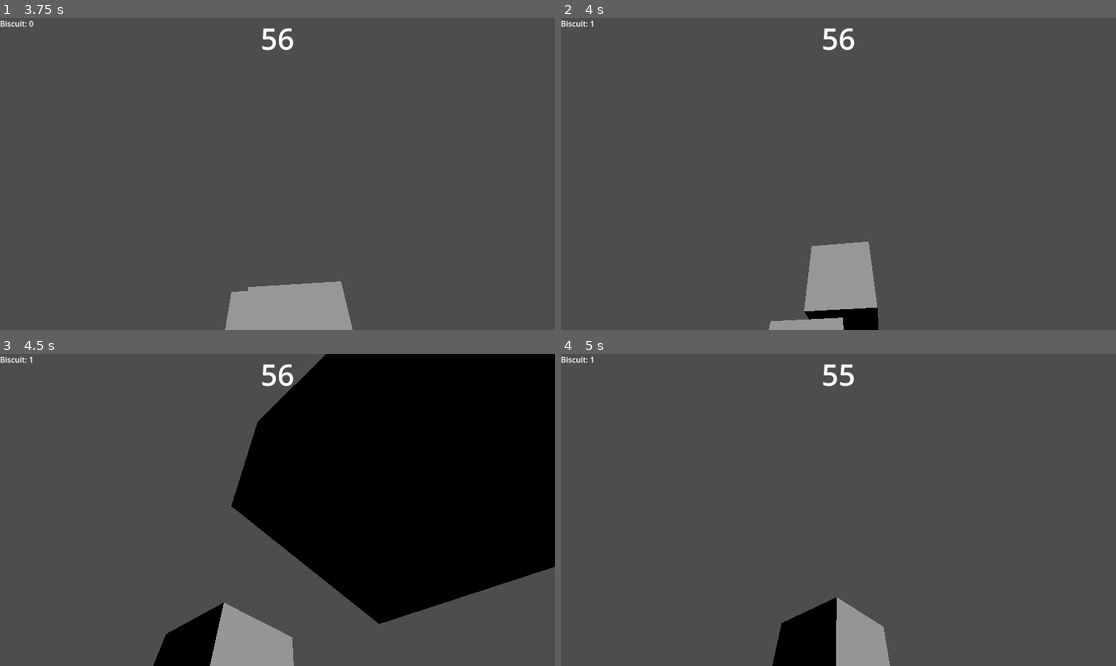
Above: before the commit, frames 1-4 (two rows, left to right).
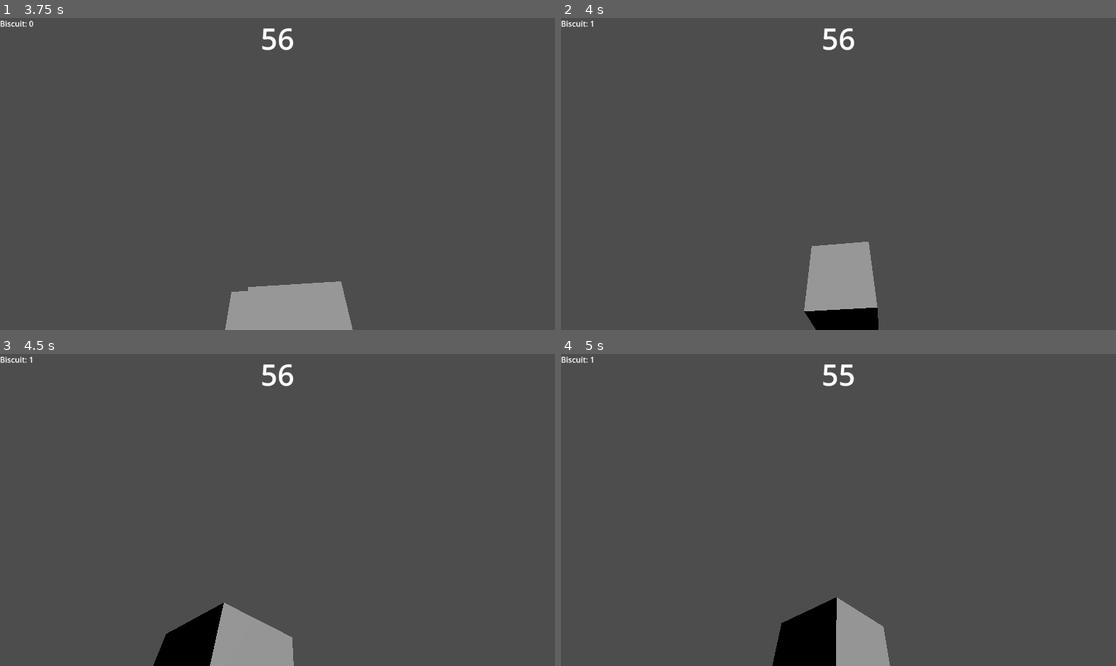
Above: after the commit, the same moments.

Repository: AlexTheAccount/Get-The-Biscuit
Game: Godot game, scene res://Tscn/UI/Main Menu.tscn
Same seed, same stepped clock (60 frames per second), same inputs: the game is played once before the commit and once after it.
Inputs (mouse positions are in pixels of both pictures, inside the frame that each line leads up to):
- Up to frame 1 (3.75 s): click "Play" at 0.5 s; tap Enter (ui_accept) at 1.25, 1.52, 2.27 s; move the mouse to (305, 174) at 1.27 s; hold Mouse wheel up (Zoom In) 1.28-2.03 s; hold W (Player Up) from 1.28 s (still down); move the mouse to (249, 174) at 2.02 s; tap Mouse wheel down (Zoom Out) at 2.1, 3.6 s; move the mouse to (288, 167) at 2.77 s; hold Mouse wheel up (Zoom In) 2.78-3.53 s; move the mouse to (271, 180) at 3.52 s
- Up to frame 2 (4 s): keep holding W (Player Up); tap Enter (ui_accept) at 3.77 s
- Up to frame 3 (4.5 s): keep holding W (Player Up); move the mouse to (316, 513) at 4.27 s; hold Mouse wheel up (Zoom In) from 4.28 s (still down)
- Up to frame 4 (5 s): keep holding W (Player Up); keep holding Mouse wheel up (Zoom In); tap Enter (ui_accept) at 4.52 s

Frame 1 is identical in both runs. In frame 2, 0.4% of the frame differs, in the area x 37-51%, y 95-100%; in frame 3, 40%, in the area x 41-100%, y 0-87%; in frame 4, nothing differs.
Error before the commit: Invalid access to property or key 'trackedItem' on a base object of type 'Label'. (res://GD/Pickup.gd:11)

Commit message:
fixed crashing issue with the pickups

Diff:
--- a/get-the-biscuit/GD/Pickup.gd
+++ b/get-the-biscuit/GD/Pickup.gd
@@ -7,7 +7,7 @@
 	if not body.is_in_group("Player"):
 		return
 	body.inventory[itemId] = body.inventory.get(itemId, 0) + amount
-	for child in body.HUD.get_children():
-		if child.trackedItem != null && child.trackedItem == itemId:
-			child.text = itemId + ": " + str(body.inventory[itemId])
+	var child = body.HUD.get_child(0)
+	if child.trackedItem != null && child.trackedItem == itemId:
+		child.text = itemId + ": " + str(body.inventory[itemId])
 	queue_free() # remove the pickup
